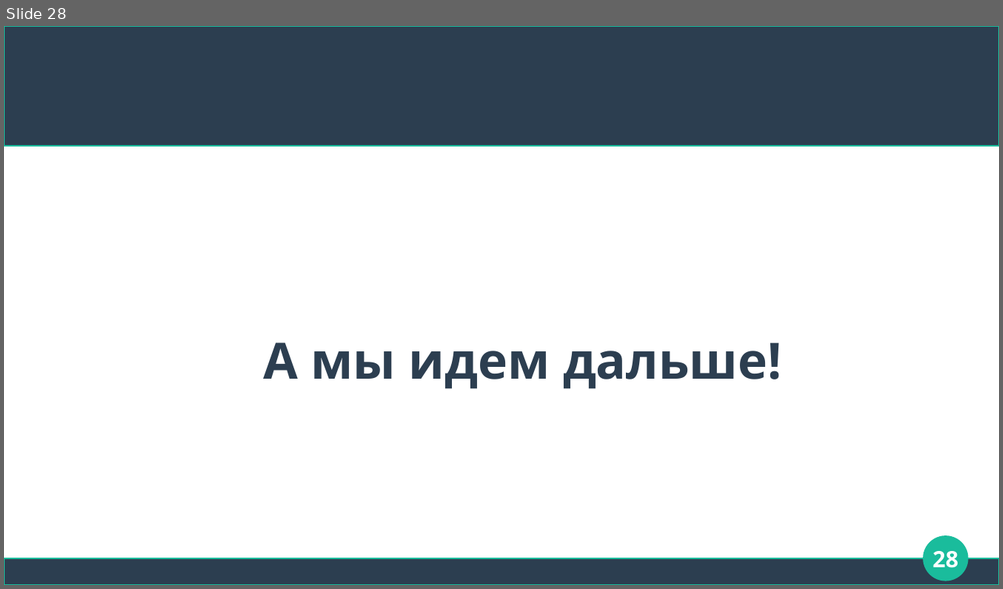
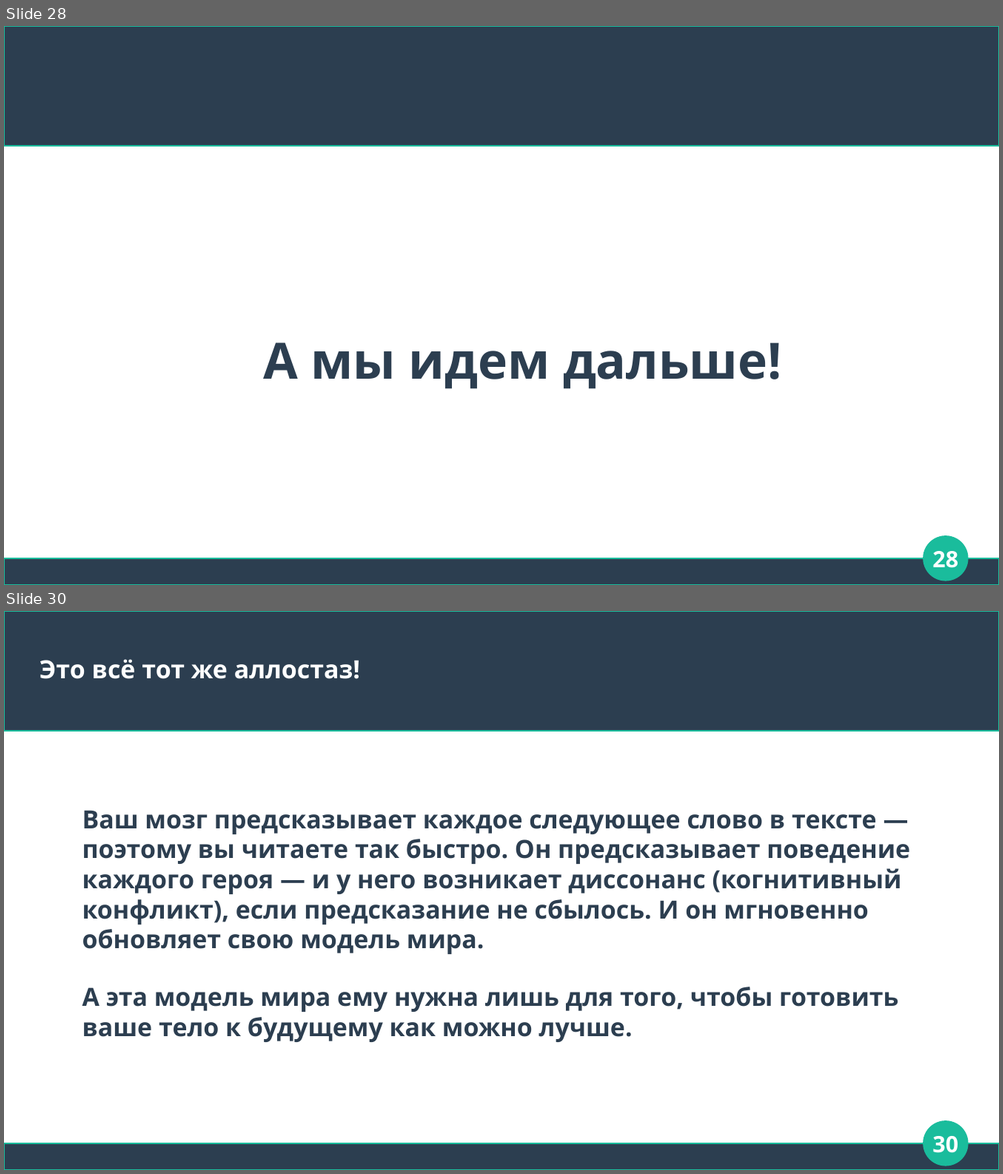
Before and after one commit to Chularev/articles, a slide deck: Psychology/4. аллостаз.odp. Shown one above the other, each under a label of ours: slide 28 before the commit, slides 28 and 30 after it; the slides between them are not shown. The pictures are 1003x589 and 1003x1174 pixels, drawn with LibreOffice and Linux fonts; fonts in the diff are those of the drawing. Boxes give left, top, right and bottom in pixels: in the first picture for what was removed or moved away, otherwise in the second. Text is boxed around its words. In the diff, an @@ line names an element or a change of style, - is before the commit and + after.

```diff
--- a/Psychology/4. аллостаз.odp
+++ b/Psychology/4. аллостаз.odp
@@ slide 30 added at (4, 611, 999, 1170), background #FFFFFF; not listed: 3 template elements that a slide beside it also shows @@
@@ title added at (40, 659, 360, 679), 20 pt, text #FFFFFF, bold @@
+Это всё тот же аллостаз!
@@ text added at (82, 810, 910, 1042), 20 pt, text #2C3E50, bold @@
+Ваш мозг предсказывает каждое следующее слово в тексте — поэтому вы читаете так быстро. Он предсказывает поведение каждого героя — и у него возникает диссонанс (когнитивный конфликт), если предсказание не сбылось. И он мгновенно обновляет свою модель мира.
+А эта модель мира ему нужна лишь для того, чтобы готовить ваше тело к будущему как можно лучше.
@@ page number added at (932, 1136, 958, 1153), 18 pt, text #FFFFFF, bold @@
+30
```
Also in this commit, not shown: 6 other slides added.
